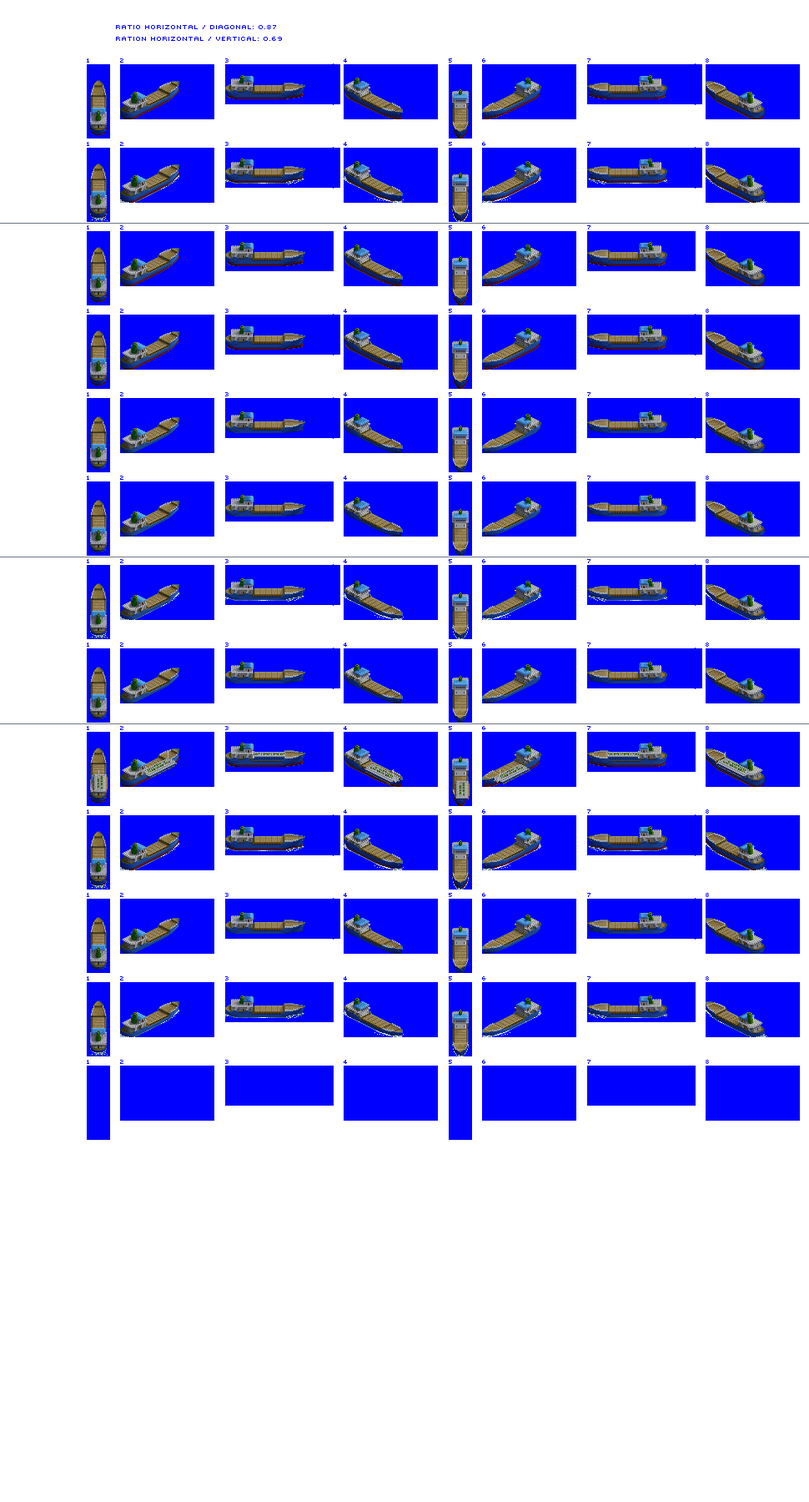
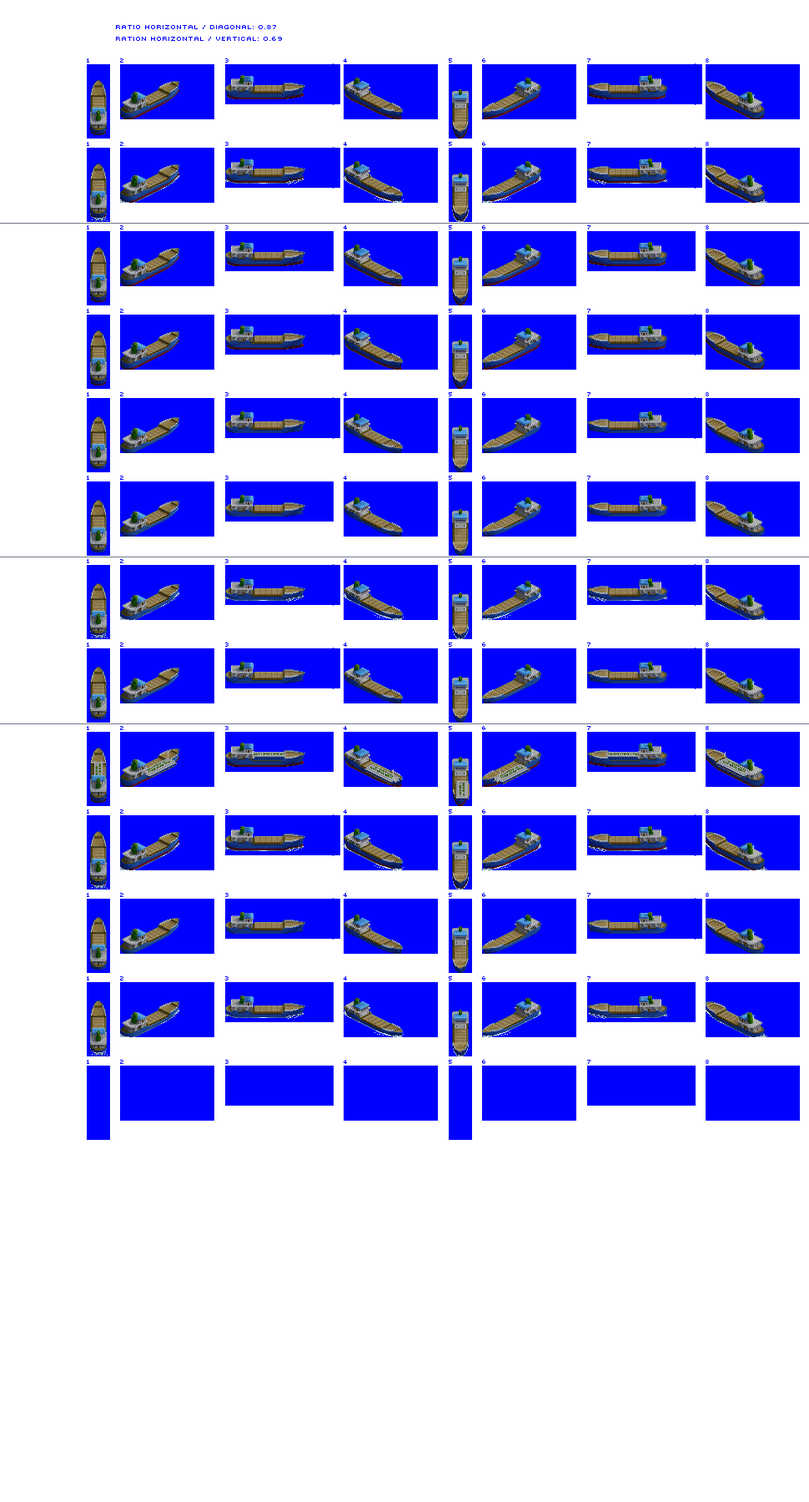
The second 809 × 1502 image is a revision of the first. Changes to its layers:
painted on "Layer 8" over (90, 760, 108, 793)
